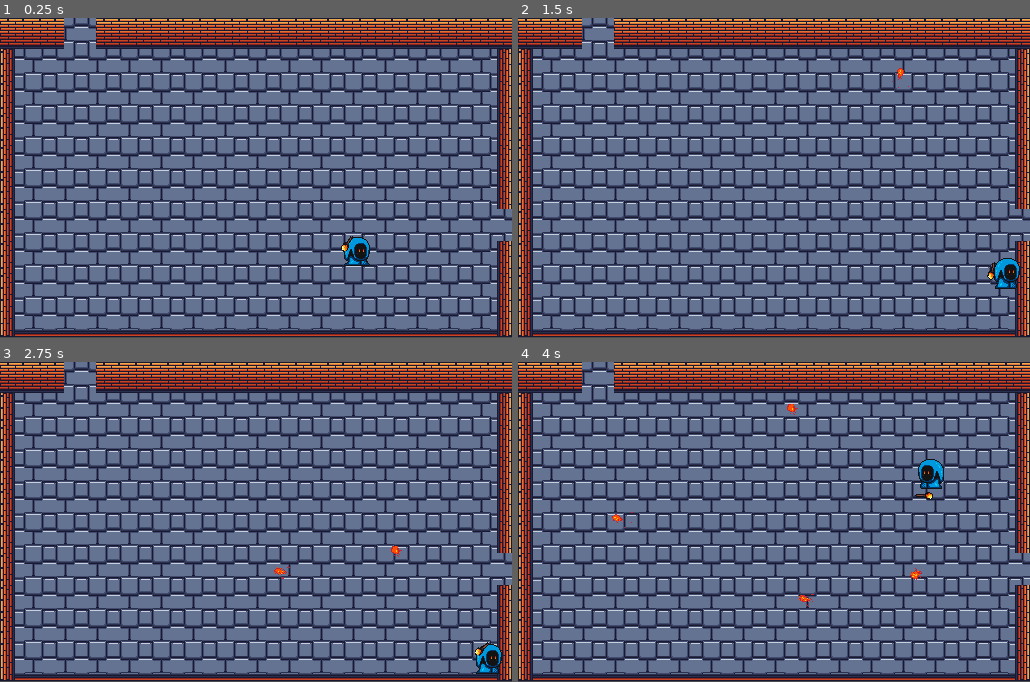
Above: before the commit, frames 1-4 (two rows, left to right).
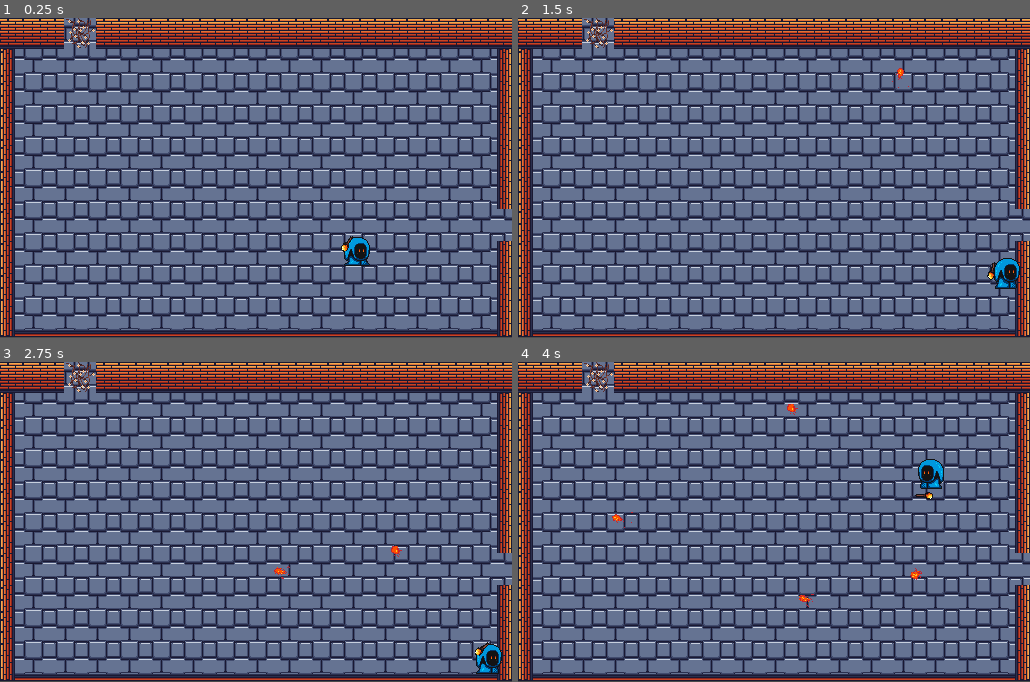
Above: after the commit, the same moments.

Repository: Madhavaprasath/StartupCities
Game: Godot game, scene res://Stages/Stage1/Stage1.tscn
Same seed, same stepped clock (60 frames per second), same inputs: the game is played once before the commit and once after it. The engine's default icon, where the game draws it, is replaced by a stand-in: a white triangle on a blue panel in a dark square.
Inputs (mouse positions are in pixels of both pictures, inside the frame that each line leads up to):
- Up to frame 1 (0.25 s): no input
- Up to frame 2 (1.5 s): move the mouse to (886, 162) at 0.52 s; press the mouse at (886, 162) at 0.53 s; hold Right (Right) 0.53-1.28 s; move the mouse to (671, 194) at 1.27 s; release the mouse at (671, 194) at 1.28 s; hold S (Down) from 1.28 s (still down); tap E (Interact) at 1.35 s
- Up to frame 3 (2.75 s): click (153, 538) at 1.55 s; move the mouse to (307, 451) at 2.02 s; release S (Down) at 2.03 s; press the mouse at (307, 451) at 2.03 s; hold Right (Right) from 2.03 s (still down)
- Up to frame 4 (4 s): move the mouse to (748, 586) at 2.77 s; release Right (Right) at 2.78 s; release the mouse at (748, 586) at 2.78 s; hold Up (Up) 2.78-3.53 s; click (748, 586) at 2.85 s; move the mouse to (927, 570) at 3.52 s; press the mouse at (927, 570) at 3.53 s; hold A (Left) from 3.53 s (still down); tap E (Interact) at 3.6 s

The runs differ from the first frame. In frame 1, 0.2% of the frame differs, in the area x 12-19%, y 0-10%; in frame 2, 0.2%; in frame 3, 0.2%; in frame 4, 0.2%.

Commit message:
Added vines

Diff:
--- a/2K Euros/Actor/Enemies/Mage.tscn
+++ b/2K Euros/Actor/Enemies/Mage.tscn
@@ -5,69 +5,69 @@
 [ext_resource path="res://Assets/Sprites/Mage_36x36.png" type="Texture" id=3]
 [ext_resource path="res://Assets/Enemy attack/Mage_64x64.png" type="Texture" id=4]
 
-[sub_resource type="AtlasTexture" id=14]
+[sub_resource type="AtlasTexture" id=1]
+atlas = ExtResource( 3 )
+region = Rect2( 0, 0, 36, 36 )
+
+[sub_resource type="AtlasTexture" id=2]
+atlas = ExtResource( 3 )
+region = Rect2( 36, 0, 36, 36 )
+
+[sub_resource type="AtlasTexture" id=3]
+atlas = ExtResource( 3 )
+region = Rect2( 72, 0, 36, 36 )
+
+[sub_resource type="AtlasTexture" id=4]
+atlas = ExtResource( 3 )
+region = Rect2( 108, 0, 36, 36 )
+
+[sub_resource type="AtlasTexture" id=5]
+atlas = ExtResource( 3 )
+region = Rect2( 0, 36, 36, 36 )
+
+[sub_resource type="AtlasTexture" id=6]
+atlas = ExtResource( 3 )
+region = Rect2( 36, 36, 36, 36 )
+
+[sub_resource type="AtlasTexture" id=7]
+atlas = ExtResource( 3 )
+region = Rect2( 72, 36, 36, 36 )
+
+[sub_resource type="AtlasTexture" id=8]
+atlas = ExtResource( 3 )
+region = Rect2( 108, 36, 36, 36 )
+
+[sub_resource type="AtlasTexture" id=9]
 atlas = ExtResource( 4 )
 region = Rect2( 0, 0, 64, 64 )
 
-[sub_resource type="AtlasTexture" id=15]
+[sub_resource type="AtlasTexture" id=10]
 atlas = ExtResource( 4 )
 region = Rect2( 64, 0, 64, 64 )
 
-[sub_resource type="AtlasTexture" id=16]
+[sub_resource type="AtlasTexture" id=11]
 atlas = ExtResource( 4 )
 region = Rect2( 128, 0, 64, 64 )
 
-[sub_resource type="AtlasTexture" id=17]
+[sub_resource type="AtlasTexture" id=12]
 atlas = ExtResource( 4 )
 region = Rect2( 192, 0, 64, 64 )
 
-[sub_resource type="AtlasTexture" id=10]
-atlas = ExtResource( 3 )
-region = Rect2( 0, 36, 36, 36 )
-
-[sub_resource type="AtlasTexture" id=11]
-atlas = ExtResource( 3 )
-region = Rect2( 36, 36, 36, 36 )
-
-[sub_resource type="AtlasTexture" id=12]
-atlas = ExtResource( 3 )
-region = Rect2( 72, 36, 36, 36 )
-
-[sub_resource type="AtlasTexture" id=13]
-atlas = ExtResource( 3 )
-region = Rect2( 108, 36, 36, 36 )
-
-[sub_resource type="AtlasTexture" id=18]
-atlas = ExtResource( 3 )
-region = Rect2( 0, 0, 36, 36 )
-
-[sub_resource type="AtlasTexture" id=19]
-atlas = ExtResource( 3 )
-region = Rect2( 36, 0, 36, 36 )
-
-[sub_resource type="AtlasTexture" id=20]
-atlas = ExtResource( 3 )
-region = Rect2( 72, 0, 36, 36 )
-
-[sub_resource type="AtlasTexture" id=21]
-atlas = ExtResource( 3 )
-region = Rect2( 108, 0, 36, 36 )
-
-[sub_resource type="SpriteFrames" id=22]
+[sub_resource type="SpriteFrames" id=13]
 animations = [ {
-"frames": [ SubResource( 14 ), SubResource( 15 ), SubResource( 16 ), SubResource( 17 ) ],
+"frames": [ SubResource( 1 ), SubResource( 2 ), SubResource( 3 ), SubResource( 4 ) ],
 "loop": true,
-"name": "Attack",
+"name": "Idle",
 "speed": 5.0
 }, {
-"frames": [ SubResource( 10 ), SubResource( 11 ), SubResource( 12 ), SubResource( 13 ) ],
+"frames": [ SubResource( 5 ), SubResource( 6 ), SubResource( 7 ), SubResource( 8 ) ],
 "loop": true,
 "name": "Run",
 "speed": 5.0
 }, {
-"frames": [ SubResource( 18 ), SubResource( 19 ), SubResource( 20 ), SubResource( 21 ) ],
+"frames": [ SubResource( 9 ), SubResource( 10 ), SubResource( 11 ), SubResource( 12 ) ],
 "loop": true,
-"name": "Idle",
+"name": "Attack",
 "speed": 5.0
 } ]
 
@@ -75,7 +75,7 @@
 script = ExtResource( 2 )
 
 [node name="Enemy" parent="Body" index="0"]
-frames = SubResource( 22 )
+frames = SubResource( 13 )
 animation = "Attack"
 frame = 3
 playing = false
--- a/2K Euros/Actor/Fireball/Fireball.gd
+++ b/2K Euros/Actor/Fireball/Fireball.gd
@@ -1,10 +1,12 @@
 extends KinematicBody2D
+class_name Fireball
 
-var parent = ""
+var from_player = ""
 var speed = 150
 var velocity = Vector2()
 
-func start(pos, dir):
+func start(pos, dir, is_player):
+	from_player = is_player
 	$Sprite.scale.x = -1
 	rotation = dir
 	position = pos
@@ -12,4 +14,7 @@
 
 func _physics_process(delta):
 	var collision = move_and_collide(velocity * delta)
-	# check collision of the enemy
+	if collision:
+		if collision.collider is Vines and from_player:
+			collision.collider.burn()
+		queue_free()
--- a/2K Euros/Actor/Player/Player.gd
+++ b/2K Euros/Actor/Player/Player.gd
@@ -1,5 +1,5 @@
 extends KinematicBody2D
-
+class_name Player
 # we can just call it with or stats
 
 onready var fireball_scn = preload("res://Actor/Fireball/Fireball.tscn")
@@ -87,5 +87,5 @@
 
 func shoot():
 	var fireball = fireball_scn.instance()
-	fireball.start(fireball_spawn_point.global_position, weapon_position.rotation)
+	fireball.start(fireball_spawn_point.global_position, weapon_position.rotation, true)
 	get_tree().root.add_child(fireball)
--- /dev/null
+++ b/2K Euros/Stages/Obstacles/Vines/Vines.gd
@@ -0,0 +1,15 @@
+extends StaticBody2D
+class_name Vines
+
+onready var anim_sprites = $AnimatedSprite
+onready var hint = $Hint
+var anim = "idle"
+
+func burn():
+	anim = "burn"
+	anim_sprites.play(anim)
+
+func _on_AnimatedSprite_animation_finished():
+	if anim == "burn":
+		queue_free()
+	pass # Replace with function body.
--- /dev/null
+++ b/2K Euros/Stages/Obstacles/Vines/Vines.tscn
@@ -0,0 +1,76 @@
+[gd_scene load_steps=13 format=2]
+
+[ext_resource path="res://Assets/Sprites/vine_32x32.png" type="Texture" id=1]
+[ext_resource path="res://Stages/Obstacles/Vines/Vines.gd" type="Script" id=2]
+
+[sub_resource type="AtlasTexture" id=1]
+atlas = ExtResource( 1 )
+region = Rect2( 0, 32, 32, 32 )
+
+[sub_resource type="AtlasTexture" id=2]
+atlas = ExtResource( 1 )
+region = Rect2( 0, 0, 32, 32 )
+
+[sub_resource type="AtlasTexture" id=3]
+atlas = ExtResource( 1 )
+region = Rect2( 32, 0, 32, 32 )
+
+[sub_resource type="AtlasTexture" id=4]
+atlas = ExtResource( 1 )
+region = Rect2( 64, 0, 32, 32 )
+
+[sub_resource type="AtlasTexture" id=5]
+atlas = ExtResource( 1 )
+region = Rect2( 96, 0, 32, 32 )
+
+[sub_resource type="AtlasTexture" id=6]
+atlas = ExtResource( 1 )
+region = Rect2( 128, 0, 32, 32 )
+
+[sub_resource type="AtlasTexture" id=7]
+atlas = ExtResource( 1 )
+region = Rect2( 160, 0, 32, 32 )
+
+[sub_resource type="AtlasTexture" id=8]
+atlas = ExtResource( 1 )
+region = Rect2( 192, 0, 32, 32 )
+
+[sub_resource type="SpriteFrames" id=9]
+animations = [ {
+"frames": [ SubResource( 1 ) ],
+"loop": true,
+"name": "idle",
+"speed": 5.0
+}, {
+"frames": [ SubResource( 2 ), SubResource( 3 ), SubResource( 4 ), SubResource( 5 ), SubResource( 6 ), SubResource( 7 ), SubResource( 8 ) ],
+"loop": true,
+"name": "burn",
+"speed": 5.0
+} ]
+
+[sub_resource type="RectangleShape2D" id=10]
+extents = Vector2( 16, 16 )
+
+[node name="Vines" type="StaticBody2D"]
+collision_layer = 128
+collision_mask = 530
+script = ExtResource( 2 )
+
+[node name="AnimatedSprite" type="AnimatedSprite" parent="."]
+frames = SubResource( 9 )
+animation = "idle"
+
+[node name="CollisionShape2D" type="CollisionShape2D" parent="."]
+shape = SubResource( 10 )
+
+[node name="Hint" type="Label" parent="."]
+visible = false
+margin_left = -5.0
+margin_top = -31.0
+margin_right = 5.0
+margin_bottom = -17.0
+text = "2"
+__meta__ = {
+"_edit_use_anchors_": false
+}
+[connection signal="animation_finished" from="AnimatedSprite" to="." method="_on_AnimatedSprite_animation_finished"]
--- a/2K Euros/Stages/Stage1/Stage1.tscn
+++ b/2K Euros/Stages/Stage1/Stage1.tscn
@@ -1,10 +1,11 @@
-[gd_scene load_steps=7 format=2]
+[gd_scene load_steps=8 format=2]
 
 [ext_resource path="res://Stages/Interactables/Chest/Chest.tscn" type="PackedScene" id=1]
 [ext_resource path="res://Stages/Interactables/Door/Door.tscn" type="PackedScene" id=2]
 [ext_resource path="res://Stages/CameraSnap/CameraSnap.tscn" type="PackedScene" id=3]
 [ext_resource path="res://Stages/Stage1/Stage.gd" type="Script" id=4]
 [ext_resource path="res://Stages/Collectibles/Key/Key.tscn" type="PackedScene" id=5]
+[ext_resource path="res://Stages/Obstacles/Vines/Vines.tscn" type="PackedScene" id=6]
 [ext_resource path="res://Stages/TileMap/TileMap.tscn" type="PackedScene" id=7]
 
 [node name="Stage1" type="Node2D"]
@@ -41,9 +42,6 @@
 is_for = "chest1"
 collectible = true
 
-[node name="PlayerSpawnPoint" type="Position2D" parent="."]
-position = Vector2( 358.292, 553.146 )
-
 [node name="CameraHandlers" type="Node2D" parent="."]
 
 [node name="CameraSnap" parent="CameraHandlers" instance=ExtResource( 3 )]
@@ -56,3 +54,11 @@
 [node name="CameraSnap3" parent="CameraHandlers" instance=ExtResource( 3 )]
 visible = false
 position = Vector2( 510.537, 322.914 )
+
+[node name="Obstacles" type="Node2D" parent="."]
+
+[node name="Vines" parent="Obstacles" instance=ExtResource( 6 )]
+position = Vector2( 81, 335.811 )
+
+[node name="PlayerSpawnPoint" type="Position2D" parent="."]
+position = Vector2( 358.292, 553.146 )
--- a/2K Euros/project.godot
+++ b/2K Euros/project.godot
@@ -8,9 +8,26 @@
 
 config_version=4
 
-_global_script_classes=[  ]
+_global_script_classes=[ {
+"base": "KinematicBody2D",
+"class": "Fireball",
+"language": "GDScript",
+"path": "res://Actor/Fireball/Fireball.gd"
+}, {
+"base": "KinematicBody2D",
+"class": "Player",
+"language": "GDScript",
+"path": "res://Actor/Player/Player.gd"
+}, {
+"base": "StaticBody2D",
+"class": "Vines",
+"language": "GDScript",
+"path": "res://Stages/Obstacles/Vines/Vines.gd"
+} ]
 _global_script_class_icons={
-
+"Fireball": "",
+"Player": "",
+"Vines": ""
 }
 
 [application]
